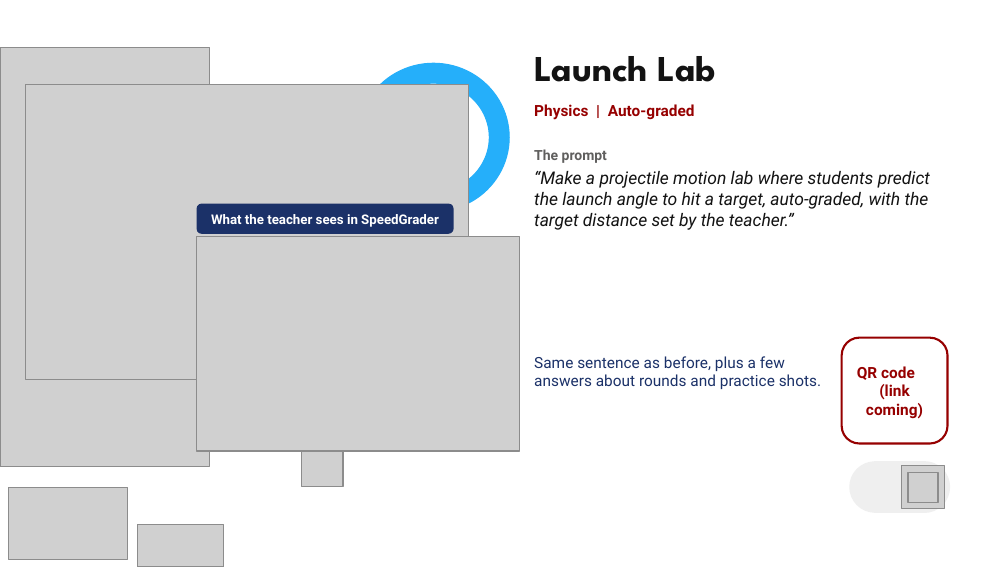
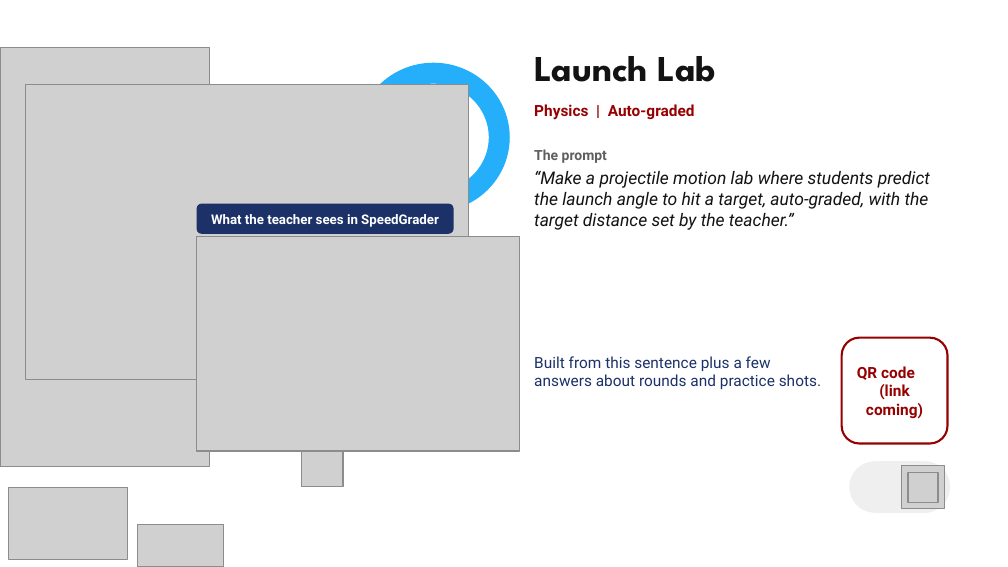
Before and after one commit to VirtualArkansasOrg/zest-spec, a slide deck: slide 11 of presentations/2026-vlla/deck/zest-vlla-2026.pptx (slide 13 before the commit). Drawn at 1008x567 pixels with LibreOffice and Linux fonts; fonts in the diff are those of the drawing; grey boxes stand for pictures. Boxes give left, top, right and bottom in pixels: in the first picture for what was removed or moved away, otherwise in the second. Text is boxed around its words. In the diff, an @@ line names an element or a change of style, - is before the commit and + after.

```diff
--- a/presentations/2026-vlla/deck/zest-vlla-2026.pptx
+++ b/presentations/2026-vlla/deck/zest-vlla-2026.pptx
@@ text at bbox=[534, 356, 821, 389]: text changed @@
-Same sentence as before, plus a few answers about rounds and practice shots.
+Built from this sentence plus a few answers about rounds and practice shots.
```
Also in this commit, not shown: 2 other slides changed, 1 slide removed, 5 other files.
